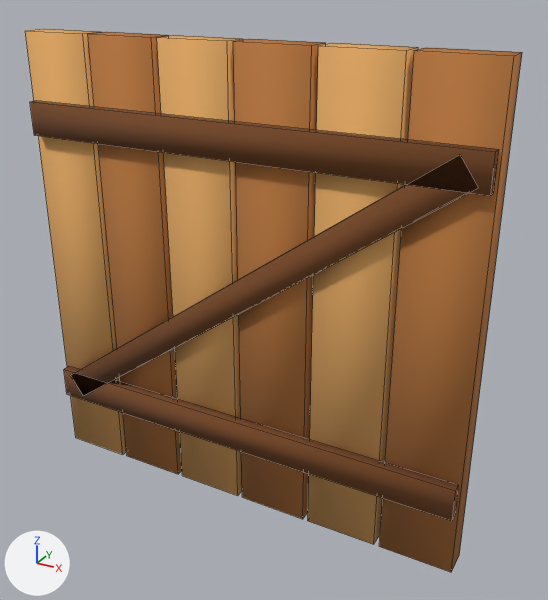
The Blender file assets_src/construcoes/parede_madeira.blend: old version first, new version second.
Rendered twice from a camera (50 mm lens) standing at (3.0, -4.92, 4.46) and looking at (0.25, 0.09, 1.96). Arrows for +X, +Y and +Z are at lower left; the lights stay in place. The picture after the commit comes second. Mesh edges are drawn as thin lines. Objects named as collision shapes, trigger or cutter boxes, shadow casters or lower levels of detail are left out.

In view in the first picture: 'parede_madeira'.
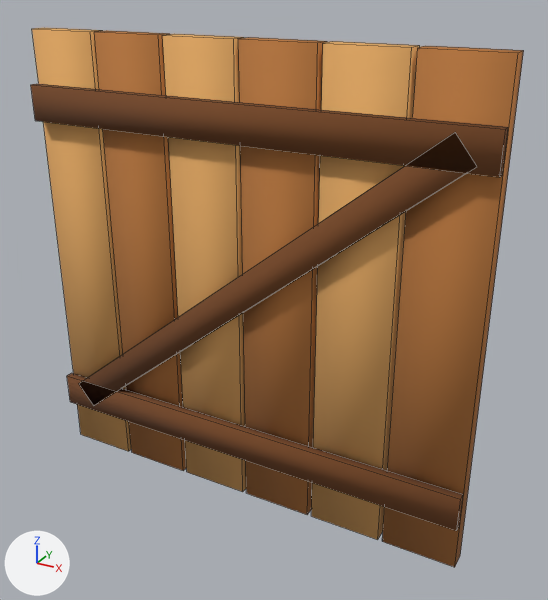
Changed parts and their boxes [x1, y1, x2, y2] in the pictures (548 x 600 px; the box of a moved part takes in the faces that stretch with it):
```json
{"object": "parede_madeira", "change": "reshaped, moved", "before": [25, 29, 522, 572], "after": [31, 28, 524, 567]}
{"part": 1, "of": "me_parede_madeira", "change": "moved or reshaped", "before": [25, 29, 127, 454], "after": [32, 28, 131, 451]}
{"part": 2, "of": "me_parede_madeira", "change": "moved or reshaped", "before": [88, 32, 182, 474], "after": [94, 30, 187, 471]}
{"part": 3, "of": "me_parede_madeira", "change": "moved or reshaped", "before": [157, 35, 243, 496], "after": [163, 34, 246, 492]}
{"part": 4, "of": "me_parede_madeira", "change": "moved or reshaped", "before": [233, 39, 326, 519], "after": [238, 37, 327, 515]}
{"part": 5, "of": "me_parede_madeira", "change": "moved or reshaped", "before": [308, 43, 418, 545], "after": [311, 41, 420, 540]}
{"part": 6, "of": "me_parede_madeira", "change": "moved or reshaped", "before": [379, 47, 522, 572], "after": [382, 46, 524, 567]}
{"part": 7, "of": "me_parede_madeira", "change": "moved or reshaped", "before": [30, 101, 499, 520], "after": [31, 84, 508, 531]}
```

The change, as JSON lines over the scene's bpy script:
```json
{"block": "me_parede_madeira", "where": "# used by ob_parede_madeira; location = (-1.667, 0.0, 2.0)"}
{"op": "remove", "block": "me_parede_madeira", "code": "me_parede_madeira.from_pydata(...)  # 72 vertices, 54 faces; spans x -0.31..3.64, y -0.18..0.11, z -1.98..1.98"}
{"op": "add", "block": "me_parede_madeira", "code": "me_parede_madeira.from_pydata(...)  # 72 vertices, 54 faces; spans x -1.98..1.98, y -0.12..0.12, z 0.01..3.99"}
{"block": "me_parede_madeira", "change": "me_parede_madeira part 1: the loose piece of 8 vertices spanning x -0.31..0.31, y -0.11..0.11, z -1.98..1.98 is scaled about its middle by (1.02, 0.676, 1.01), then moved by (-1.67, 0.05, 2.0)"}
{"block": "me_parede_madeira", "change": "me_parede_madeira part 2: the loose piece of 8 vertices spanning x 0.36..0.97, y -0.11..0.11, z -1.98..1.98 is scaled about its middle by (1.02, 0.676, 1.01), then moved by (-1.67, 0.05, 2.0)"}
{"block": "me_parede_madeira", "change": "me_parede_madeira part 3: the loose piece of 8 vertices spanning x 1.02..1.64, y -0.11..0.11, z -1.98..1.98 is scaled about its middle by (1.02, 0.676, 1.01), then moved by (-1.67, 0.05, 2.0)"}
{"block": "me_parede_madeira", "change": "me_parede_madeira part 4: the loose piece of 8 vertices spanning x 1.69..2.31, y -0.11..0.11, z -1.98..1.98 is scaled about its middle by (1.02, 0.676, 1.01), then moved by (-1.67, 0.05, 2.0)"}
{"block": "me_parede_madeira", "change": "me_parede_madeira part 5: the loose piece of 8 vertices spanning x 2.36..2.97, y -0.11..0.11, z -1.98..1.98 is scaled about its middle by (1.02, 0.676, 1.01), then moved by (-1.67, 0.05, 2.0)"}
{"block": "me_parede_madeira", "change": "me_parede_madeira part 6: the loose piece of 8 vertices spanning x 3.02..3.64, y -0.11..0.11, z -1.98..1.98 is scaled about its middle by (1.02, 0.676, 1.01), then moved by (-1.67, 0.05, 2.0)"}
{"block": "me_parede_madeira", "change": "me_parede_madeira part 7: 24 of 72 vertices moved; they spanned x -0.28..3.62, y -0.18..-0.1, z -1.42..1.42 and now span x -1.98..1.98, y -0.12..-0.05, z 0.45..3.55; mean shift (-1.67, 0.06, 2.0); largest move (3.4, -0.18, 1.38) -> (1.67, -0.12, 3.5)"}
{"op": "set", "path": "ob_parede_madeira.location", "old": "(-1.667, 0.0, 2.0)", "new": "(0.0, 0.0, 0.0)"}
```
